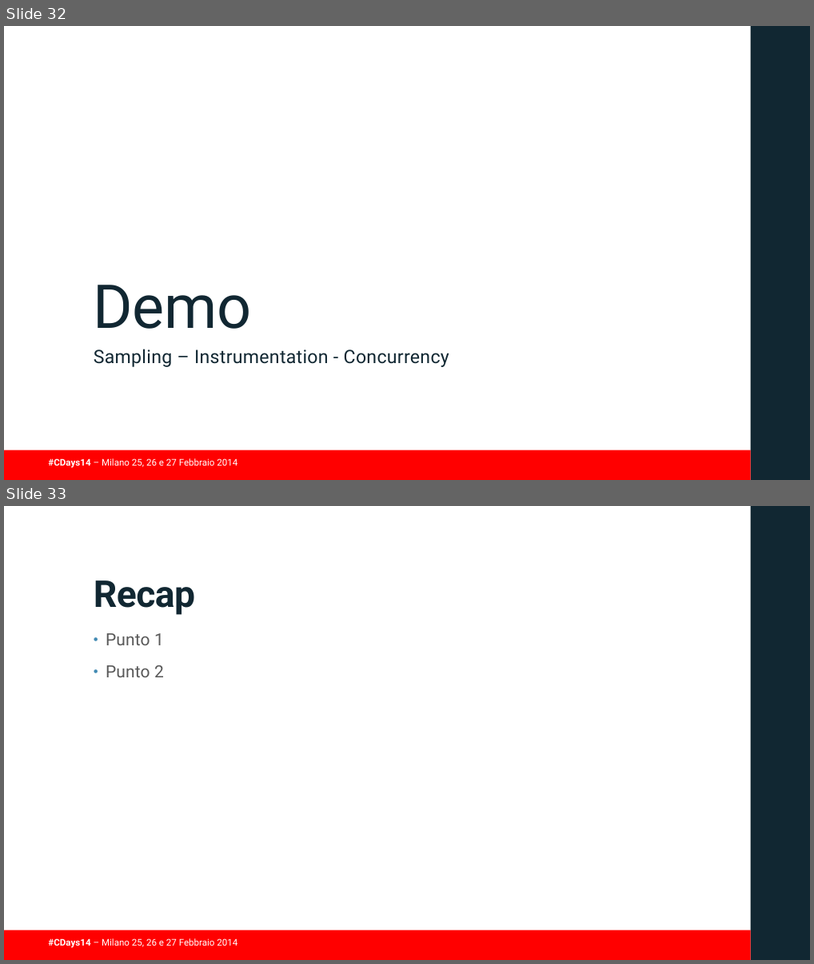
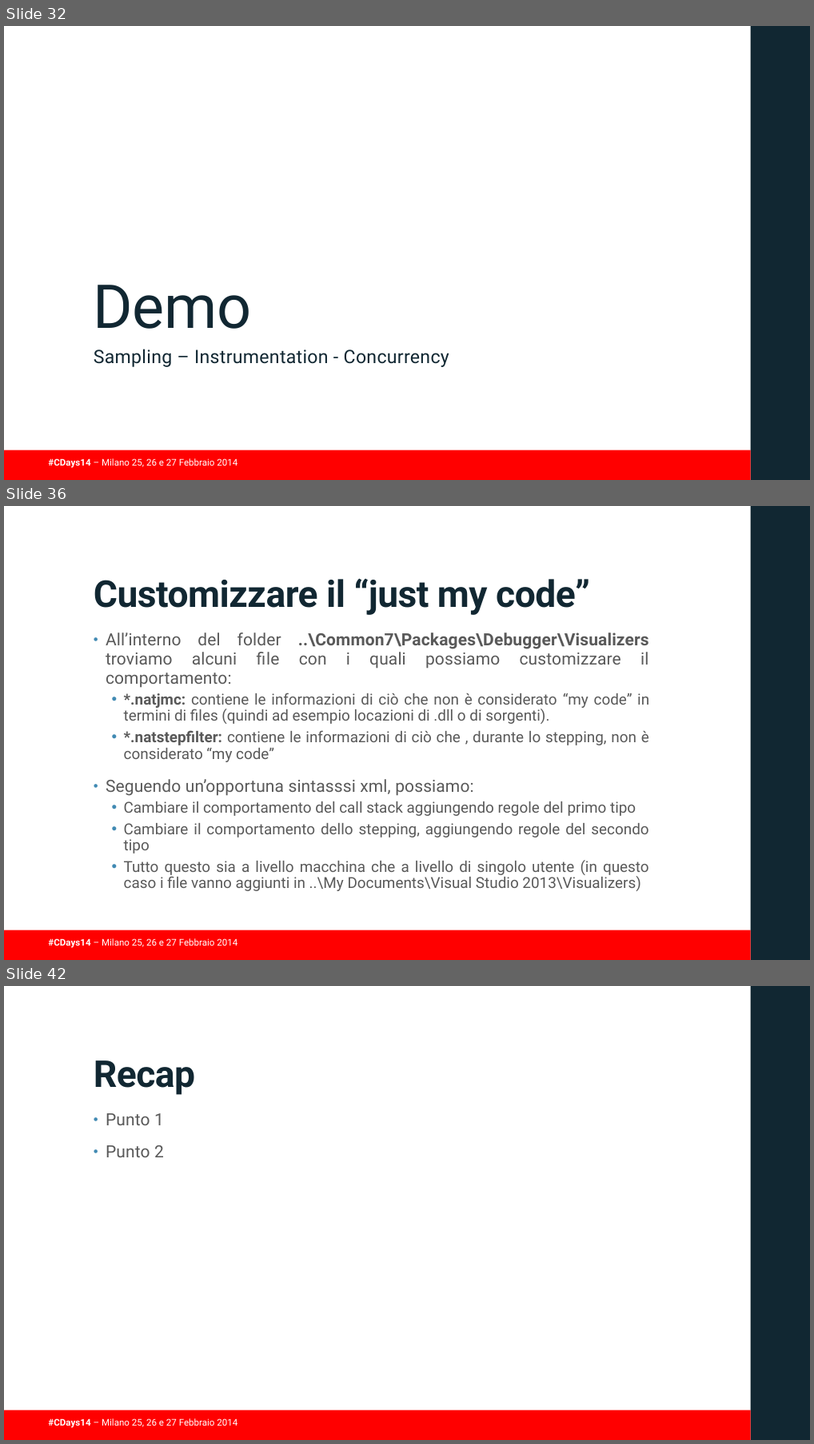
Before and after one commit to guidop/CDays14, a slide deck: presentazioneCDAYS2014.pptx. Shown one above the other, each under a label of ours: slides 32 and 33 before the commit, slides 32, 36 and 42 after it; the slides between them are not shown. The pictures are 814x964 and 814x1444 pixels, drawn with LibreOffice and Linux fonts; fonts in the diff are those of the drawing; background and template pictures are left out. Boxes give left, top, right and bottom in pixels: in the first picture for what was removed or moved away, otherwise in the second. Text is boxed around its words. In the diff, an @@ line names an element or a change of style, - is before the commit and + after.

Commit message:
alcune slide sul debugger

```diff
--- a/presentazioneCDAYS2014.pptx
+++ b/presentazioneCDAYS2014.pptx
@@ slide 36 added at (x1=4, y1=506, x2=810, y2=960), background #FFFFFF; not listed: 3 template elements that a slide beside it also shows @@
@@ title added at (x1=94, y1=578, x2=590, y2=615), 44 pt, text #112732, bold @@
+Customizzare il “just my code”
@@ text added at (x1=106, y1=632, x2=650, y2=891), 18 pt, text #595959 @@
+• All’interno del folder ..\Common7\Packages\Debugger\Visualizers troviamo alcuni file con i quali possiamo customizzare il comportamento:
+  • *.natjmc: contiene le informazioni di ciò che non è considerato “my code” in termini di files (quindi ad esempio locazioni di .dll o di sorgenti).
+  • *.natstepfilter: contiene le informazioni di ciò che , durante lo stepping, non è considerato “my code”
+• Seguendo un’opportuna sintasssi xml, possiamo:
+  • Cambiare il comportamento del call stack aggiungendo regole del primo tipo
+  • Cambiare il comportamento dello stepping, aggiungendo regole del secondo tipo
+  • Tutto questo sia a livello macchina che a livello di singolo utente (in questo caso i file vanno aggiunti in ..\My Documents\Visual Studio 2013\Visualizers)
@@ what was slide 33 is now slide 42 @@
```
Also in this commit, not shown: 2 slides changed, 8 other slides added.
